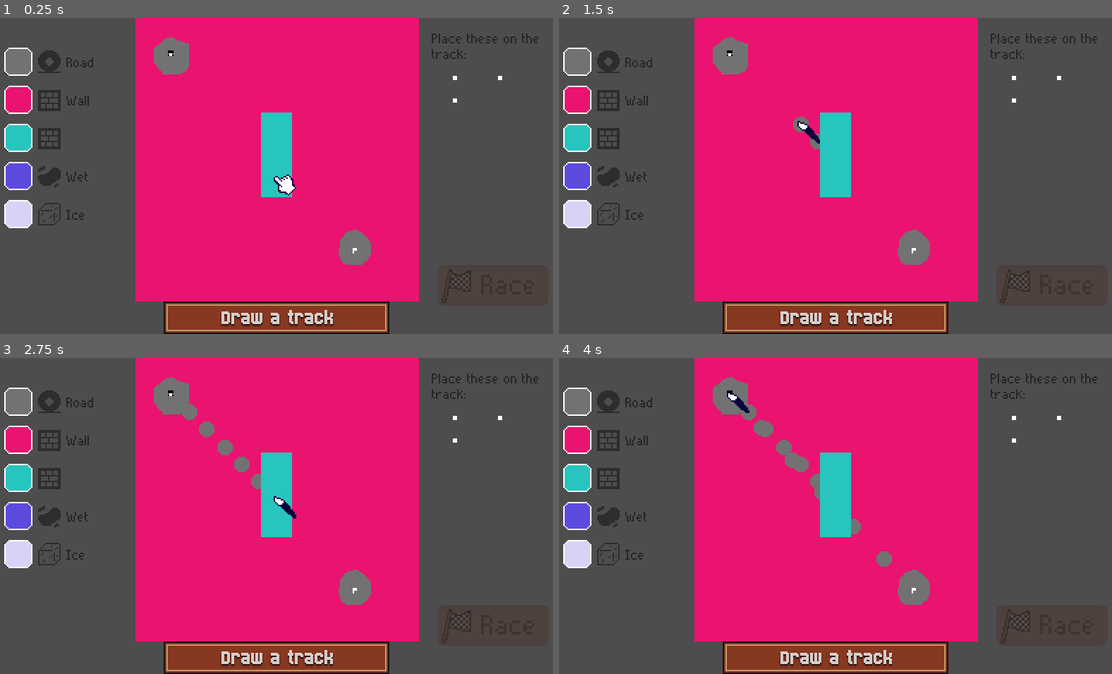
Above: before the commit, frames 1-4 (two rows, left to right).
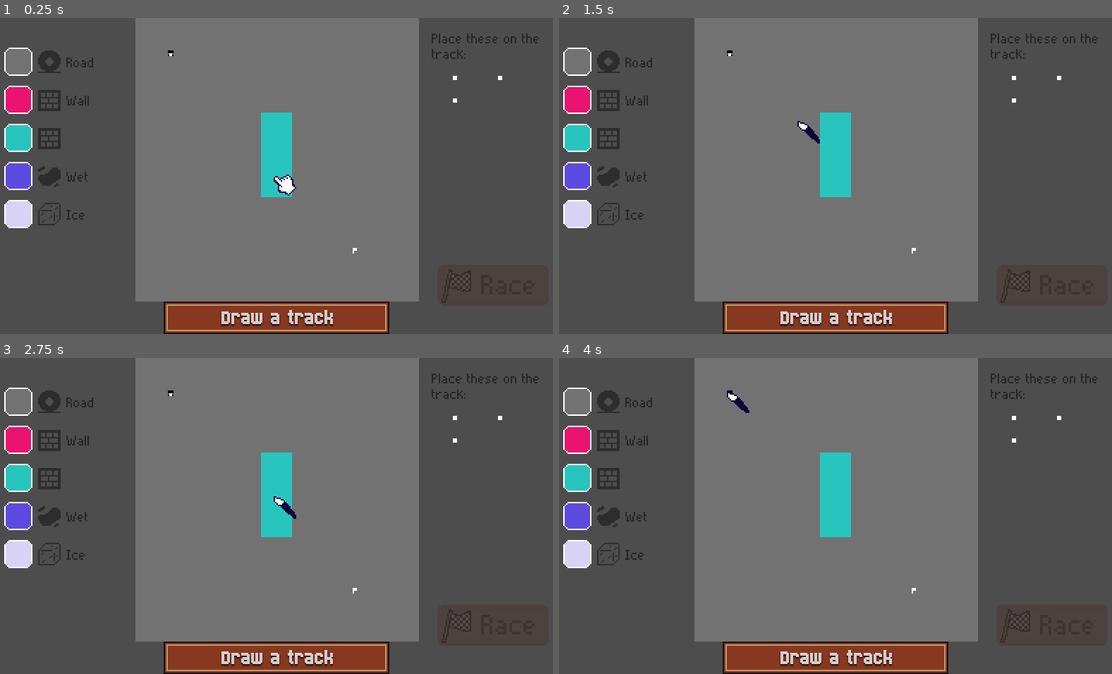
Above: after the commit, the same moments.

Repository: ClementRivaille/circuit-paint-prop
Game: Godot game, scene res://scenes/Main.tscn
The game is run twice, just before and just after one commit, with the same random seed, the same clock (stepped at 60 frames per second) and the same inputs.
Inputs (mouse positions are in pixels of both pictures, inside the frame that each line leads up to):
- Up to frame 1 (0.25 s): no input
- Up to frame 2 (1.5 s): click (575, 62) at 0.52 s; tap Enter at 1.25 s; drag from (835, 160) to (730, 52) at 1.27 s
- Up to frame 3 (2.75 s): tap Space at 2 s; drag from (492, 626) to (276, 500) at 2.02 s
- Up to frame 4 (4 s): tap Enter at 2.75 s; move the mouse to (730, 392) at 2.77 s; hold Right (steer_right) 2.78-3.5 s; tap U at 2.85 s; click (730, 392) at 2.92 s; tap Space at 3.5 s; drag from (912, 591) to (730, 392) at 3.52 s

The runs differ from the first frame. In frame 1, 43% of the frame differs, in the area x 24-76%, y 0-90%; in frame 2, 43%; in frame 3, 43%; in frame 4, 43%.

Commit message:
feat(kart): collide sound

Diff:
--- a/levels/level_1.tres
+++ b/levels/level_1.tres
@@ -12,5 +12,5 @@
 locked_goal = true
 goal_position = Vector2i(55, 65)
 checkpoints_positions = Array[Vector2i]([])
-fill = Vector2i(1, 0)
+fill = Vector2i(0, 0)
 map = ExtResource("1_wki7i")
--- a/scenes/kart.tscn
+++ b/scenes/kart.tscn
@@ -1,9 +1,10 @@
-[gd_scene load_steps=6 format=3 uid="uid://5q6xyekrnr3d"]
+[gd_scene load_steps=7 format=3 uid="uid://5q6xyekrnr3d"]
 
 [ext_resource type="Texture2D" uid="uid://b6m5u1g7rcgj" path="res://assets/sprites/kart.png" id="1_57ej7"]
 [ext_resource type="Script" path="res://scripts/kart.gd" id="1_ngqb2"]
 [ext_resource type="AudioStream" uid="uid://imwck8t35r2y" path="res://assets/sfx/engine.ogg" id="3_nfeu5"]
 [ext_resource type="Script" path="res://scripts/kart_sfx.gd" id="4_lsam6"]
+[ext_resource type="AudioStream" uid="uid://cctk65nwer58o" path="res://assets/sfx/collide.wav" id="5_2i2yh"]
 
 [sub_resource type="Curve" id="Curve_414ac"]
 _data = [Vector2(0, 0.406593), 0.0, 0.0, 0, 0, Vector2(0.513393, 1), 0.0, 0.0, 0, 0]
@@ -39,6 +40,10 @@
 volume_db = -60.0
 script = ExtResource("4_lsam6")
 volume_engine_max = 4
-volume_engine_min = -5
+volume_engine_min = -6
 highest_pitch = 1.5
 volume_progression = SubResource("Curve_414ac")
+
+[node name="collision" type="AudioStreamPlayer" parent="KartSFX"]
+stream = ExtResource("5_2i2yh")
+volume_db = -5.0
--- a/scripts/kart.gd
+++ b/scripts/kart.gd
@@ -17,7 +17,7 @@
 var current_speed := 0.0
 var active := false
 var engine_stopped := false
-var velocity_limit := 50
+var velocity_limit := 50.0
 
 var last_cell_visited := Vector2i(0,0)
 var on_ice := false
@@ -102,6 +102,7 @@
 	sfx.update_velocity(get_real_velocity().length())
 
 func on_collide():
+	sfx.play_collide(current_speed)
 	var speed_direction := -1 if get_real_velocity().rotated(get_rotation()).y > 0 else 1
 	current_speed = get_real_velocity().length() * speed_direction
 
--- a/scripts/kart_sfx.gd
+++ b/scripts/kart_sfx.gd
@@ -7,6 +7,12 @@
 @export var highest_pitch := 1.0
 @export var max_velocity := 50.0
 @export var volume_progression: Curve
+@export var collision_interval_min := 0.6
+@export var collision_min_speed := 10.0
+
+@onready var collisionSFX: AudioStreamPlayer = $collision
+
+var collision_locked := false
 
 func start_engine():
 	update_velocity(0)
@@ -22,3 +28,11 @@
 
 func stop_engine():
 	stop()
+
+func play_collide(speed: float):
+	if speed < collision_min_speed || collision_locked: return
+	collisionSFX.pitch_scale = lerpf(0.9, 1.1, randf())
+	collisionSFX.play()
+	collision_locked = true
+	await get_tree().create_timer(collision_interval_min).timeout
+	collision_locked = false
--- a/scripts/painting_sounds.gd
+++ b/scripts/painting_sounds.gd
@@ -3,8 +3,8 @@
 func _ready() -> void:
 	GameStore.painting_change.connect(play_brush_sound)
 
-func play_brush_sound(playing: bool):
-	if playing:
+func play_brush_sound(active: bool):
+	if active:
 		play()
 	else:
 		stop()
